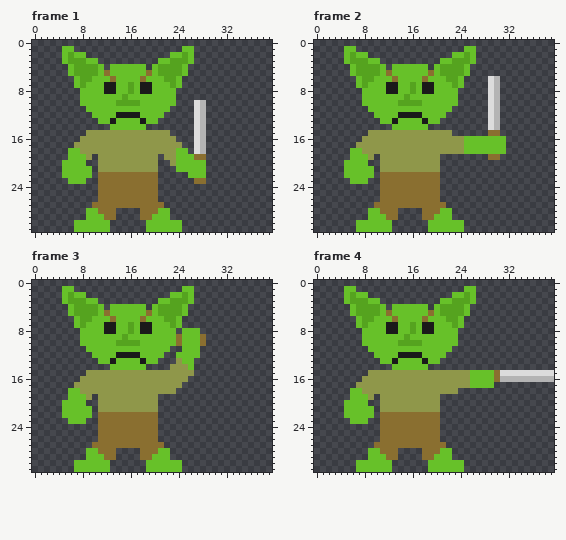
A pixel-art file gets an edit: Roguelike TBS/Assets/Sprites/Aseprite Files/GoblinAttack.ase. Above, as it was before the edit.
40x32 pixels, 5 frames. Colours within 5 levels of each other are drawn and written as one. Shown: frame 1, frame 2, frame 3, frame 4. The commit also changed other frames, which this record leaves out.
Now the later version:
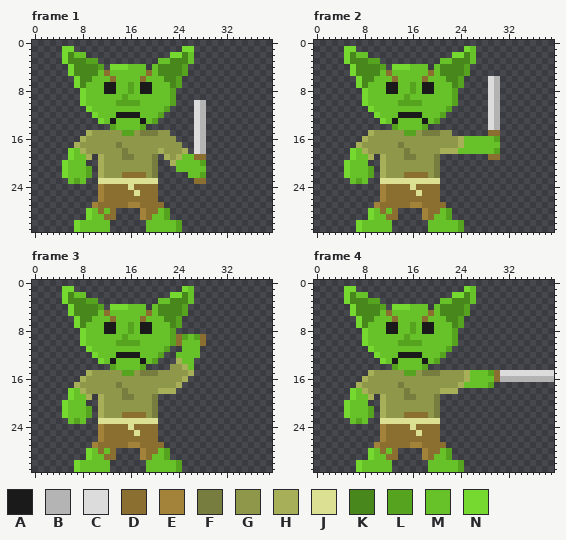
Palette (. is transparent): A #1a1a1a  B #b4b4b4  C #dcdcdc  D #8a6f30  E #a38339  F #777d3e  G #8f974a  H #a7b058  J #dce092  K #48871b  L #55a31f  M #67c129  N #76d930
Change:
Frame 1:
y 1: x 5..6 MM -> NN; x 25..26 MM -> NN
y 2: x 5..6 ML -> NK; x 23..25 MML -> NNK
y 3: x 5..10 MLLLMM -> NKKKLL; x 23..25 LLL -> KKK
y 4: x 6..11 MLLLLM -> NKKKKL; x 13..15 MMM -> NNN; x 21..25 LLLLM -> KKKKL
y 5: x 6..10 MLLLL -> NKKKK; x 21..25 LLLLM -> KKKKL
y 6: x 7..9 MLL -> NKK; x 22..24 LLM -> KKL
y 7: x 7..8 ML -> NK; x 23..24 LM -> KL
y 8..10: x 8 M -> N; x 23 M -> L
y 11: x 9 M -> N; x 22 M -> L
y 12: x 10 M -> N; x 21 M -> L
y 13: x 11 M -> N; x 20 M -> L
y 14: x 13 M -> L; x 18 M -> L
y 15: x 9 G -> H; x 15..16 GG -> LL; x 18..20 GGG -> FFF
y 16: x 8 G -> H
y 17: x 7 G -> H; x 14 G -> F
y 18: x 6 M -> N; x 8 G -> H; x 15 G -> F; x 21 G -> H; x 24..25 MM -> GH
y 19: x 6 M -> N; x 9 G -> H; x 11 G -> H; x 15..16 GG -> FF; x 20 G -> F; x 22 G -> H; x 24 M -> H
y 20: x 5 M -> N; x 11 G -> H; x 20 G -> F; x 23 G -> H; x 28 M -> L
y 21: x 5 M -> N; x 9 M -> L; x 11 G -> H; x 20 G -> F
y 22: x 5 M -> N; x 9 M -> L; x 11..14 DDDD -> HGGG; x 19..20 DD -> GF; x 28 M -> L
y 23: x 7 M -> L; x 11..20 DDDDDDDDDD -> JJJJJJJJJJ
y 24: x 11 D -> E; x 16 D -> J
y 25: x 11 D -> E; x 17 D -> J
y 26: x 11 D -> E
y 27: x 10 D -> E; x 16..17 DD -> EE
y 28: x 9 M -> N; x 12 D -> M; x 18 D -> E; x 22 M -> L
y 29: x 9 M -> N; x 18 D -> E; x 22 M -> L
y 30..31: x 7 M -> N; x 24 M -> L
Frame 2:
y 1: x 5..6 MM -> NN; x 25 M -> N
y 2: x 5..6 ML -> NK; x 23..25 MML -> NNK
y 3: x 5..10 MLLLMM -> NKKKLL; x 23..25 LLL -> KKK
y 4: x 6..11 MLLLLM -> NKKKKL; x 13..15 MMM -> NNN; x 21..25 LLLLM -> KKKKL
y 5: x 6..10 MLLLL -> NKKKK; x 21..25 LLLLM -> KKKKL
y 6: x 7..9 MLL -> NKK; x 22..24 LLM -> KKL
y 7: x 7..8 ML -> NK; x 23..24 LM -> KL
y 8..10: x 8 M -> N; x 23 M -> L
y 11: x 9 M -> N; x 22 M -> L
y 12: x 10 M -> N; x 21 M -> L
y 13: x 11 M -> N; x 20 M -> L
y 14: x 13 M -> L; x 18 M -> L
y 15: x 9 G -> H; x 15..16 GG -> LL; x 18..20 GGG -> FFF
y 16: x 8 G -> H; x 24 G -> H; x 30..31 MM -> L.
y 17: x 7 G -> H; x 14 G -> F; x 24 G -> H; x 31 M -> .
y 18: x 6 M -> N; x 8 G -> H; x 15 G -> F; x 21..24 GGGG -> HHHM; x 30..31 MM -> L.
y 19: x 6 M -> N; x 9 G -> H; x 11 G -> H; x 15..16 GG -> FF; x 20 G -> F
y 20: x 5 M -> N; x 11 G -> H; x 20 G -> F
y 21: x 5 M -> N; x 9 M -> L; x 11 G -> H; x 20 G -> F
y 22: x 5 M -> N; x 9 M -> L; x 11..14 DDDD -> HGGG; x 19..20 DD -> GF
y 23: x 7 M -> L; x 11..20 DDDDDDDDDD -> JJJJJJJJJJ
y 24: x 11 D -> E; x 16 D -> J
y 25: x 11 D -> E; x 17 D -> J
y 26: x 11 D -> E
y 27: x 10 D -> E; x 16..17 DD -> EE
y 28: x 9 M -> N; x 12 D -> M; x 18 D -> E; x 22 M -> L
y 29: x 9 M -> N; x 18 D -> E; x 22 M -> L
y 30..31: x 7 M -> N; x 24 M -> L
Frame 3:
y 1: x 5..6 MM -> NN; x 25 M -> N
y 2: x 5..6 ML -> NK; x 23..25 MML -> NNK
y 3: x 5..10 MLLLMM -> NKKKLL; x 23..25 LLL -> KKK
y 4: x 6..11 MLLLLM -> NKKKKL; x 13..15 MMM -> NNN; x 21..25 LLLLM -> KKKKL
y 5: x 6..10 MLLLL -> NKKKK; x 21..25 LLLLM -> KKKKL
y 6: x 7..9 MLL -> NKK; x 22..24 LLM -> KKL
y 7: x 7..8 ML -> NK; x 23..24 LM -> KL
y 8: x 8 M -> N; x 23 M -> L; x 25..27 MMM -> ...
y 9: x 8 M -> N; x 23 M -> L; x 25 M -> L; x 27 M -> L
y 10: x 8 M -> N; x 23 M -> L
y 11: x 9 M -> N; x 22 M -> L
y 12: x 10 M -> N; x 21 M -> L
y 13: x 11 M -> N; x 20 M -> L; x 24 G -> H
y 14: x 13 M -> L; x 18 M -> L; x 25 G -> H
y 15: x 9 G -> H; x 15..16 GG -> LL; x 18..20 GGG -> FFF; x 26 G -> H
y 16: x 8 G -> H; x 25 G -> H
y 17: x 7 G -> H; x 14 G -> F; x 24 G -> H
y 18: x 6 M -> N; x 8 G -> H; x 15 G -> F; x 21..23 GGG -> HHH
y 19: x 6 M -> N; x 9 G -> H; x 11 G -> H; x 15..16 GG -> FF; x 20 G -> F
y 20: x 5 M -> N; x 11 G -> H; x 20 G -> F
y 21: x 5 M -> N; x 9 M -> L; x 11 G -> H; x 20 G -> F
y 22: x 5 M -> N; x 9 M -> L; x 11..14 DDDD -> HGGG; x 19..20 DD -> GF
y 23: x 7 M -> L; x 11..20 DDDDDDDDDD -> JJJJJJJJJJ
y 24: x 11 D -> E; x 16 D -> J
y 25: x 11 D -> E; x 17 D -> J
y 26: x 11 D -> E
y 27: x 10 D -> E; x 16..17 DD -> EE
y 28: x 9 M -> N; x 12 D -> M; x 18 D -> E; x 22 M -> L
y 29: x 9 M -> N; x 18 D -> E; x 22 M -> L
y 30..31: x 7 M -> N; x 24 M -> L
Frame 4:
y 1: x 5..6 MM -> NN; x 25 M -> N
y 2: x 5..6 ML -> NK; x 23..25 MML -> NNK
y 3: x 5..10 MLLLMM -> NKKKLL; x 23..25 LLL -> KKK
y 4: x 6..11 MLLLLM -> NKKKKL; x 13..15 MMM -> NNN; x 21..25 LLLLM -> KKKKL
y 5: x 6..10 MLLLL -> NKKKK; x 21..25 LLLLM -> KKKKL
y 6: x 7..9 MLL -> NKK; x 22..24 LLM -> KKL
y 7: x 7..8 ML -> NK; x 23..24 LM -> KL
y 8..10: x 8 M -> N; x 23 M -> L
y 11: x 9 M -> N; x 22 M -> L
y 12: x 10 M -> N; x 21 M -> L
y 13: x 11 M -> N; x 20 M -> L
y 14: x 13 M -> L; x 18 M -> L
y 15: x 9 G -> H; x 15..16 GG -> LL; x 18..20 GGG -> FFF; x 25 G -> H; x 29 M -> L
y 16: x 8 G -> H; x 25 G -> H
y 17: x 7 G -> H; x 14 G -> F; x 24..25 GG -> HM; x 29 M -> L
y 18: x 6 M -> N; x 8 G -> H; x 15 G -> F; x 21..23 GGG -> HHH
y 19: x 6 M -> N; x 9 G -> H; x 11 G -> H; x 15..16 GG -> FF; x 20 G -> F
y 20: x 5 M -> N; x 11 G -> H; x 20 G -> F
y 21: x 5 M -> N; x 9 M -> L; x 11 G -> H; x 20 G -> F
y 22: x 5 M -> N; x 9 M -> L; x 11..14 DDDD -> HGGG; x 19..20 DD -> GF
y 23: x 7 M -> L; x 11..20 DDDDDDDDDD -> JJJJJJJJJJ
y 24: x 11 D -> E; x 16 D -> J
y 25: x 11 D -> E; x 17 D -> J
y 26: x 11 D -> E
y 27: x 10 D -> E; x 16..17 DD -> EE
y 28: x 9 M -> N; x 12 D -> M; x 18 D -> E; x 22 M -> L
y 29: x 9 M -> N; x 18 D -> E; x 22 M -> L
y 30..31: x 7 M -> N; x 24 M -> L
Where, in picture pixels (left, top, right, bottom), the same in both pictures:
changed: (62, 46, 206, 232)
changed: (344, 46, 470, 232)
changed: (494, 136, 506, 154)
changed: (62, 286, 200, 472)
changed: (344, 286, 494, 472)
